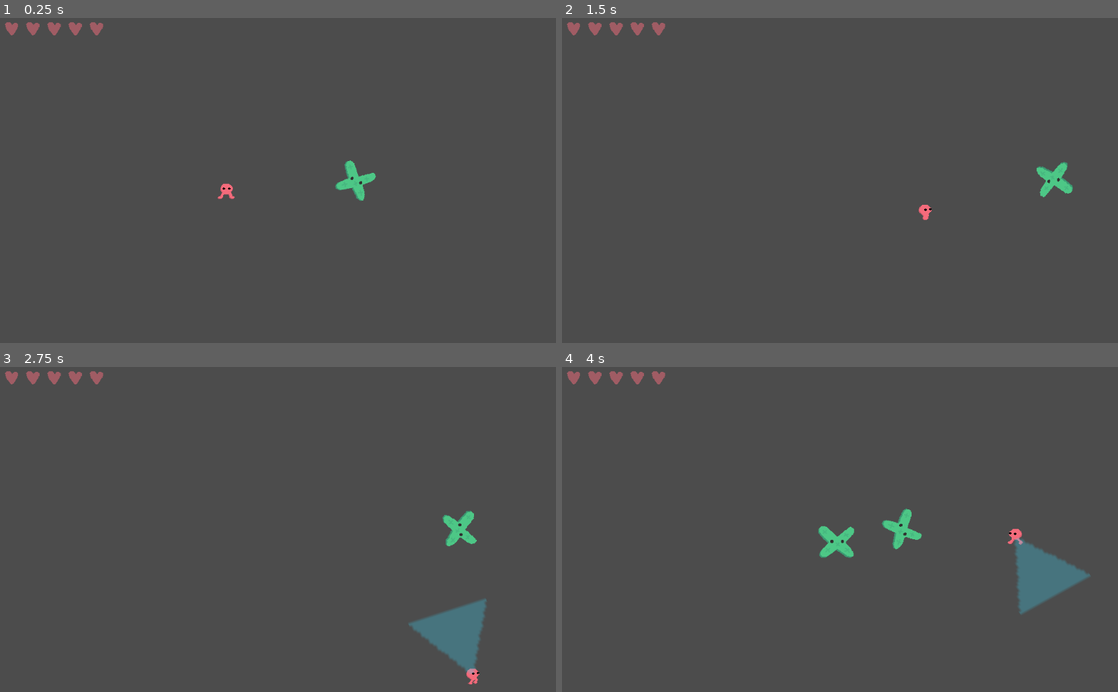
Above: before the commit, frames 1-4 (two rows, left to right).
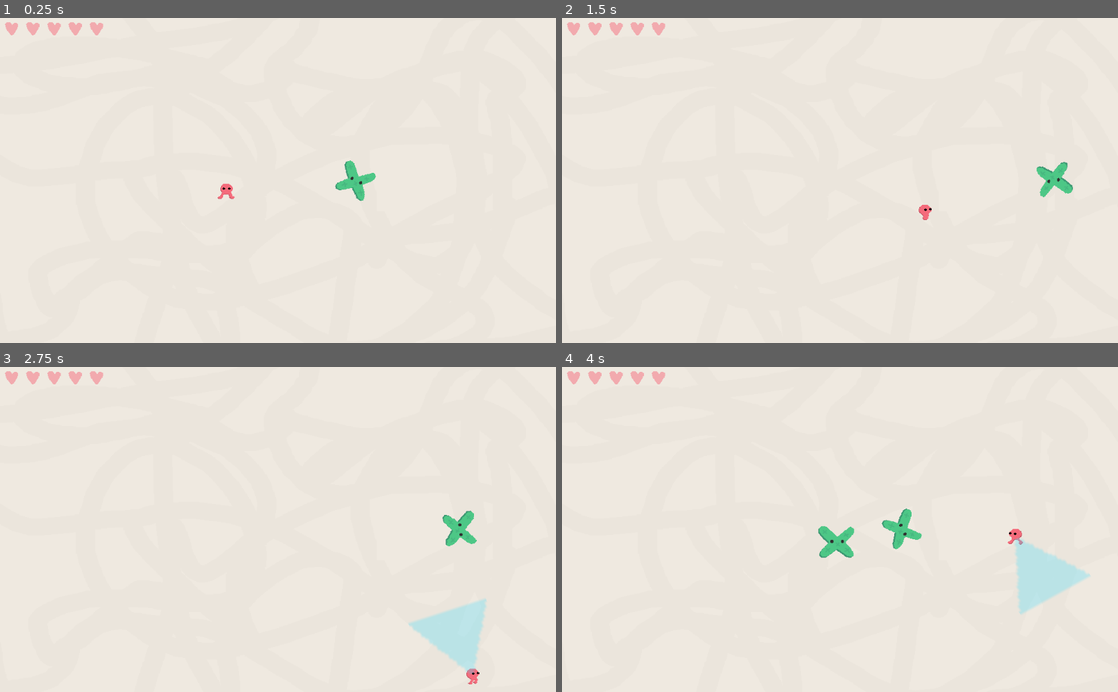
Above: after the commit, the same moments.

Repository: colinkarpfinger/HalfLife3
Game: Godot game, scene res://Scenes/Main.tscn
Two runs of this game, one before a commit and one after it. Both use one fixed random seed, a clock stepped at 60 frames per second and the inputs below.
Inputs (mouse positions are in pixels of both pictures, inside the frame that each line leads up to):
- Up to frame 1 (0.25 s): no input
- Up to frame 2 (1.5 s): move the mouse to (962, 164) at 0.52 s; press the mouse at (962, 164) at 0.53 s; hold D (move_right) 0.53-1.28 s; move the mouse to (728, 196) at 1.27 s; release the mouse at (728, 196) at 1.28 s; hold S (move_down) from 1.28 s (still down); click (728, 196) at 1.35 s
- Up to frame 3 (2.75 s): move the mouse to (333, 458) at 2.02 s; release S (move_down) at 2.03 s; press the mouse at (333, 458) at 2.03 s; hold D (move_right) from 2.03 s (still down)
- Up to frame 4 (4 s): move the mouse to (812, 594) at 2.77 s; release D (move_right) at 2.78 s; release the mouse at (812, 594) at 2.78 s; hold W (move_up) 2.78-3.53 s; click (812, 594) at 2.85 s; move the mouse to (1006, 578) at 3.52 s; press the mouse at (1006, 578) at 3.53 s; hold A (move_left) from 3.53 s (still down)

The runs differ from the first frame. In frame 1, 100% of the frame differs, in the area x 0-100%, y 0-100%; in frame 2, 100%; in frame 3, 100%; in frame 4, 99%.

Commit message:
adding the background in

Diff:
--- a/ParticleTesting/Scenes/Main.tscn
+++ b/ParticleTesting/Scenes/Main.tscn
@@ -1,8 +1,9 @@
-[gd_scene load_steps=8 format=2]
+[gd_scene load_steps=9 format=2]
 
 [ext_resource path="res://Scripts/Hearts.gd" type="Script" id=1]
 [ext_resource path="res://Subscenes/Player.tscn" type="PackedScene" id=2]
 [ext_resource path="res://Subscenes/ParticleSpawner.tscn" type="PackedScene" id=3]
+[ext_resource path="res://Images/background.png" type="Texture" id=4]
 
 [sub_resource type="PhysicsMaterial" id=1]
 friction = 0.0
@@ -20,6 +21,15 @@
 
 [node name="Main" type="Node2D"]
 scale = Vector2( 1.11549, 1 )
+
+[node name="TextureRect" type="TextureRect" parent="."]
+margin_right = 1800.0
+margin_bottom = 1200.0
+rect_scale = Vector2( 0.52, 0.52 )
+texture = ExtResource( 4 )
+__meta__ = {
+"_edit_use_anchors_": false
+}
 
 [node name="ParticleSpawner" parent="." groups=[
 "BouncyParticles",
